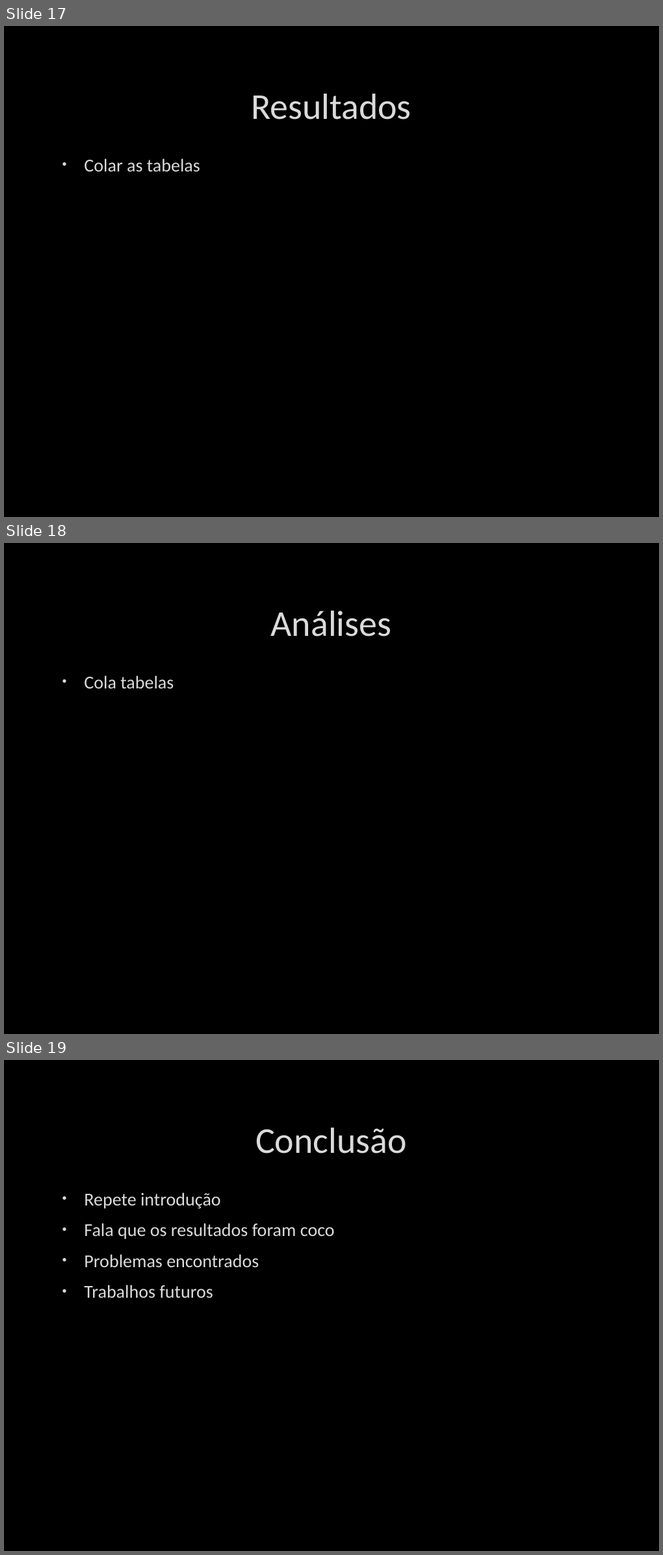
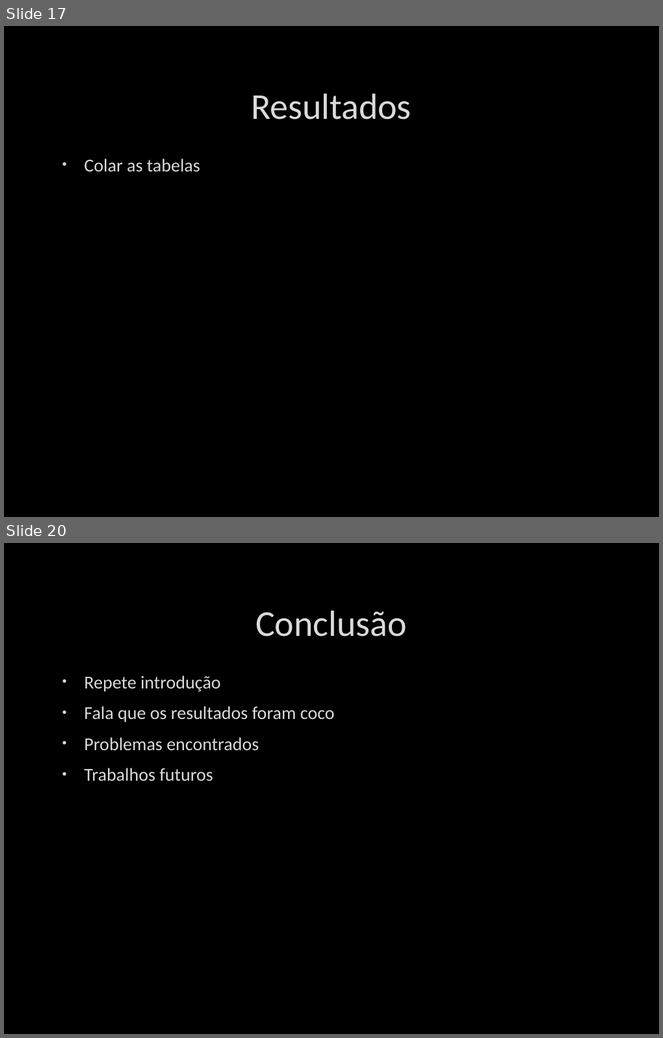
Before and after one commit to whschettert/ACO-Algorithm-for-Shortest-Path, a slide deck: Um Algoritmo de Colônia de Formigas para Otimização.pptx. Shown one above the other, each under a label of ours: slides 17, 18 and 19 before the commit, slides 17 and 20 after it; the slides between them are not shown. The pictures are 663x1555 and 663x1038 pixels, drawn with LibreOffice and Linux fonts; fonts in the diff are those of the drawing; background and template pictures are left out. Boxes give left, top, right and bottom in pixels: in the first picture for what was removed or moved away, otherwise in the second. Text is boxed around its words. In the diff, an @@ line names an element or a change of style, - is before the commit and + after.

```diff
--- a/Um Algoritmo de Colônia de Formigas para Otimização.pptx
+++ b/Um Algoritmo de Colônia de Formigas para Otimização.pptx
@@ slide 18 removed at (4,543,659,1034), background picture (left out) @@
@@ title removed at (271,611,392,637) @@
-Análises
@@ text removed at (84,676,174,689) @@
-• Cola tabelas
@@ what was slide 19 is now slide 20 @@
```
Also in this commit, not shown: 2 slides added.
